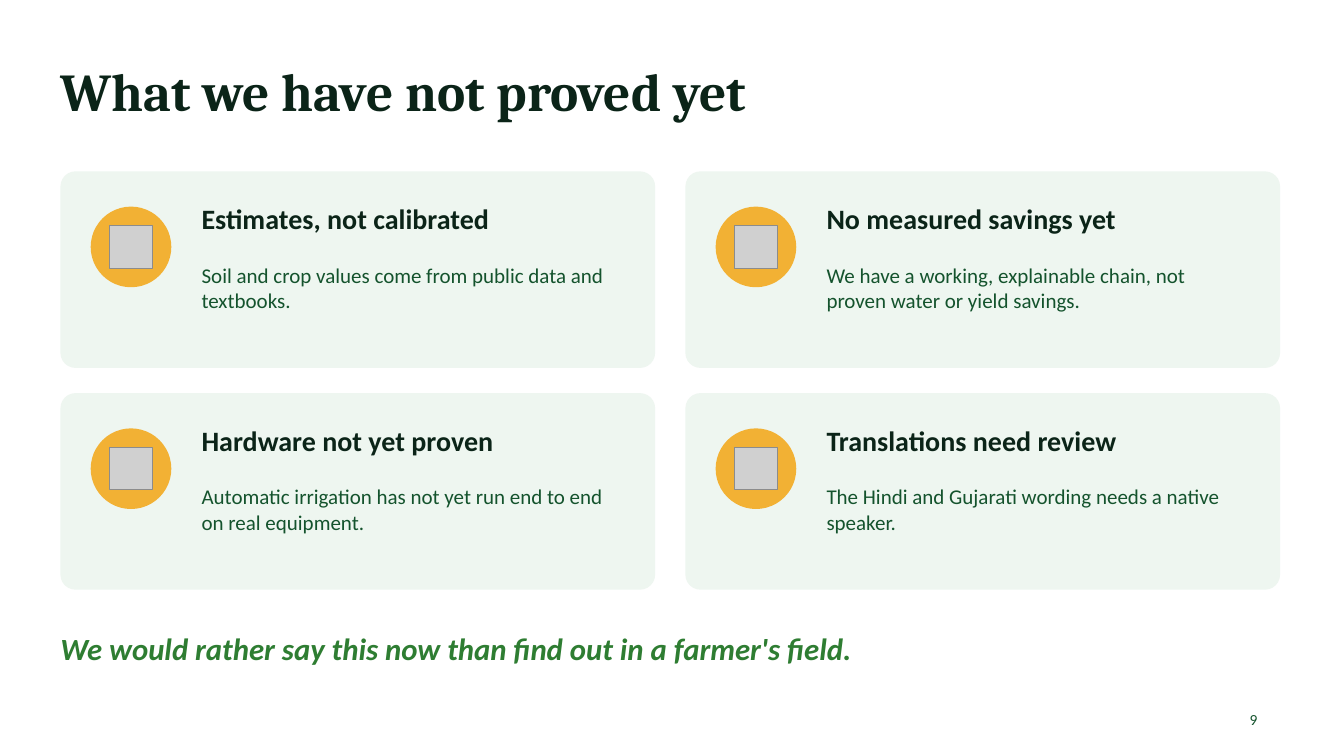
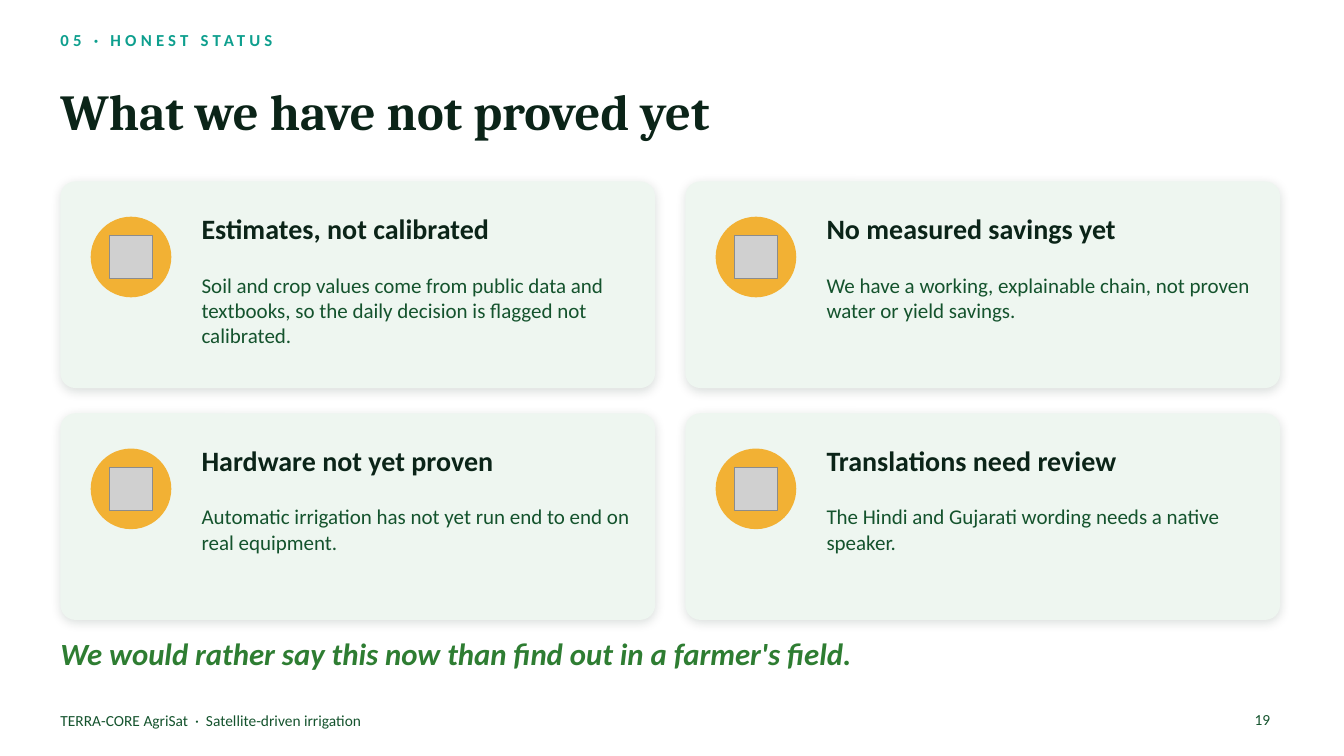
Before and after one commit to Rudraksh91/SatelliteSoilMonitoring, a slide deck: slide 19 of TerraCore_AgriSat_Presentation.pptx (slide 9 before the commit). Drawn at 1344x756 pixels with LibreOffice and Linux fonts; fonts in the diff are those of the drawing; grey boxes stand for pictures. Boxes give left, top, right and bottom in pixels: in the first picture for what was removed or moved away, otherwise in the second. Text is boxed around its words. In the diff, an @@ line names an element or a change of style, - is before the commit and + after.

```diff
--- a/TerraCore_AgriSat_Presentation.pptx
+++ b/TerraCore_AgriSat_Presentation.pptx
@@ text added at [60, 30, 867, 60], 12 pt, text #0E9F8E, bold @@
+05 · HONEST STATUS
@@ title "What we have not proved ...": place and size @@
-title "What we have not proved ..." at [60, 74, 746, 123]
+title "What we have not proved ..." at [60, 95, 709, 141]
@@ title "What we have not proved ..." at [60, 95, 709, 141]: size 38 to 36 pt @@
@@ rounded rectangle: place and size @@
-rounded rectangle at [60, 171, 655, 368]
+rounded rectangle at [60, 181, 655, 388]
@@ rounded rectangle: place and size @@
-rounded rectangle at [686, 171, 1280, 368]
+rounded rectangle at [686, 181, 1280, 388]
@@ text "Estimates, not calibrated": place and size @@
-text "Estimates, not calibrated" at [202, 209, 489, 233]
+text "Estimates, not calibrated" at [202, 219, 489, 243]
@@ 2 pictures, 2 ellipses: place and size @@
-2 pictures, 2 ellipses at [91, 207, 797, 287]
+2 pictures, 2 ellipses at [91, 217, 797, 297]
@@ text "No measured savings yet": place and size @@
-text "No measured savings yet" at [827, 209, 1116, 234]
+text "No measured savings yet" at [827, 219, 1116, 244]
@@ text at [202, 278, 603, 343]: text changed @@
-Soil and crop values come from public data and textbooks.
+Soil and crop values come from public data and textbooks, so the daily decision is flagged not calibrated.
@@ text "We have a working, explainable ..." rewrapped from [827, 268, 1185, 312] to [827, 278, 1250, 322] @@
@@ rounded rectangle: place and size @@
-rounded rectangle at [60, 393, 655, 590]
+rounded rectangle at [60, 413, 655, 620]
@@ shadow on; proportions changed in 4 elements at [60, 181, 655, 388], [686, 181, 1280, 388], [60, 413, 655, 620], [686, 413, 1280, 620] @@
@@ rounded rectangle: place and size @@
-rounded rectangle at [686, 393, 1280, 590]
+rounded rectangle at [686, 413, 1280, 620]
@@ text "Hardware not yet proven": place and size @@
-text "Hardware not yet proven" at [202, 431, 493, 456]
+text "Hardware not yet proven" at [202, 451, 493, 476]
@@ 2 pictures, 2 ellipses: place and size @@
-2 pictures, 2 ellipses at [91, 429, 797, 509]
+2 pictures, 2 ellipses at [91, 449, 797, 529]
@@ text "Translations need review": place and size @@
-text "Translations need review" at [827, 431, 1117, 452]
+text "Translations need review" at [827, 451, 1117, 472]
@@ text "Automatic irrigation has not yet ..." rewrapped from [202, 489, 602, 534] to [202, 509, 629, 554] @@
@@ text "The Hindi and Gujarati wording ...": place and size @@
-text "The Hindi and Gujarati wording ..." at [827, 489, 1219, 534]
+text "The Hindi and Gujarati wording ..." at [827, 509, 1219, 554]
@@ text "We would rather say this ...": place and size @@
-text "We would rather say this ..." at [60, 638, 851, 665]
+text "We would rather say this ..." at [60, 643, 851, 670]
@@ text added at [60, 715, 361, 729], 11 pt, text #14532D @@
+TERRA-CORE AgriSat · Satellite-driven irrigation
@@ page number removed at [1250, 715, 1258, 725] @@
-9
@@ page number added at [1255, 715, 1271, 725], 11 pt, text #14532D @@
+19
```
Also in this commit, not shown: 9 other slides changed, 11 slides added, 1 slide removed, 1 other file.
